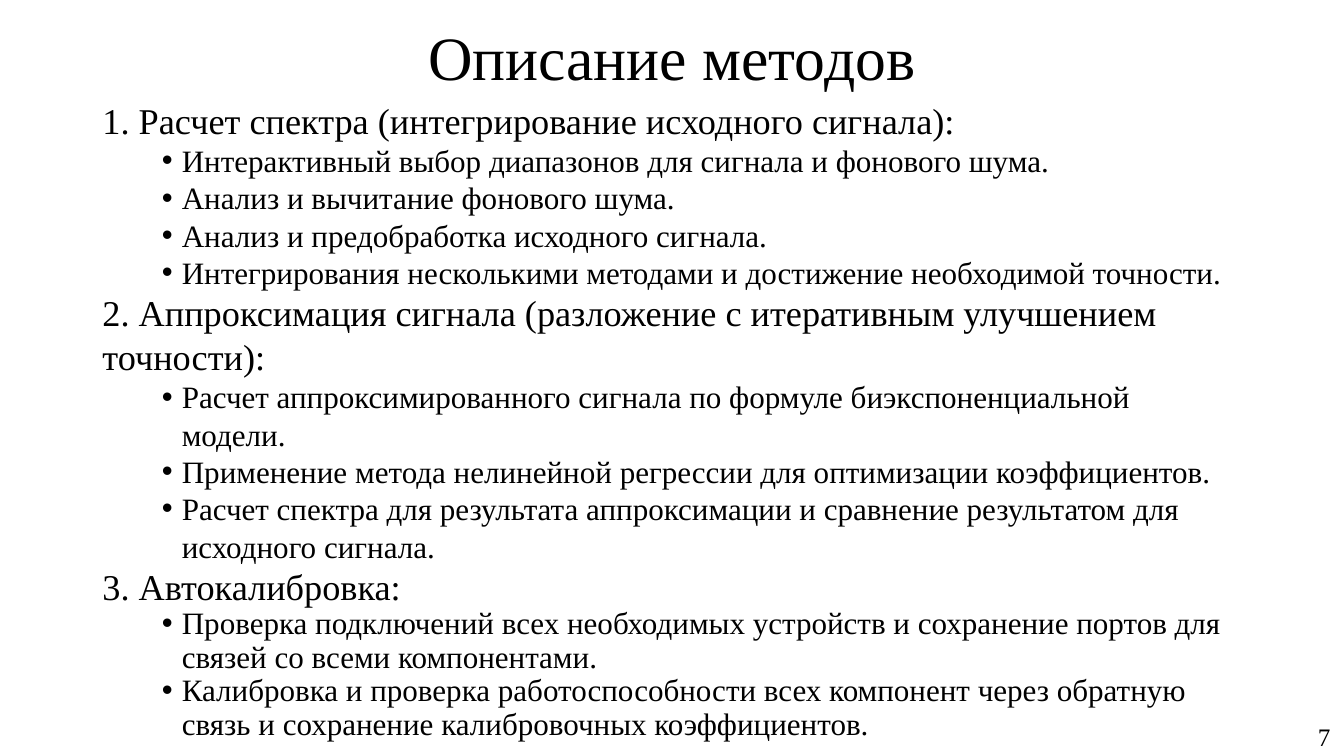
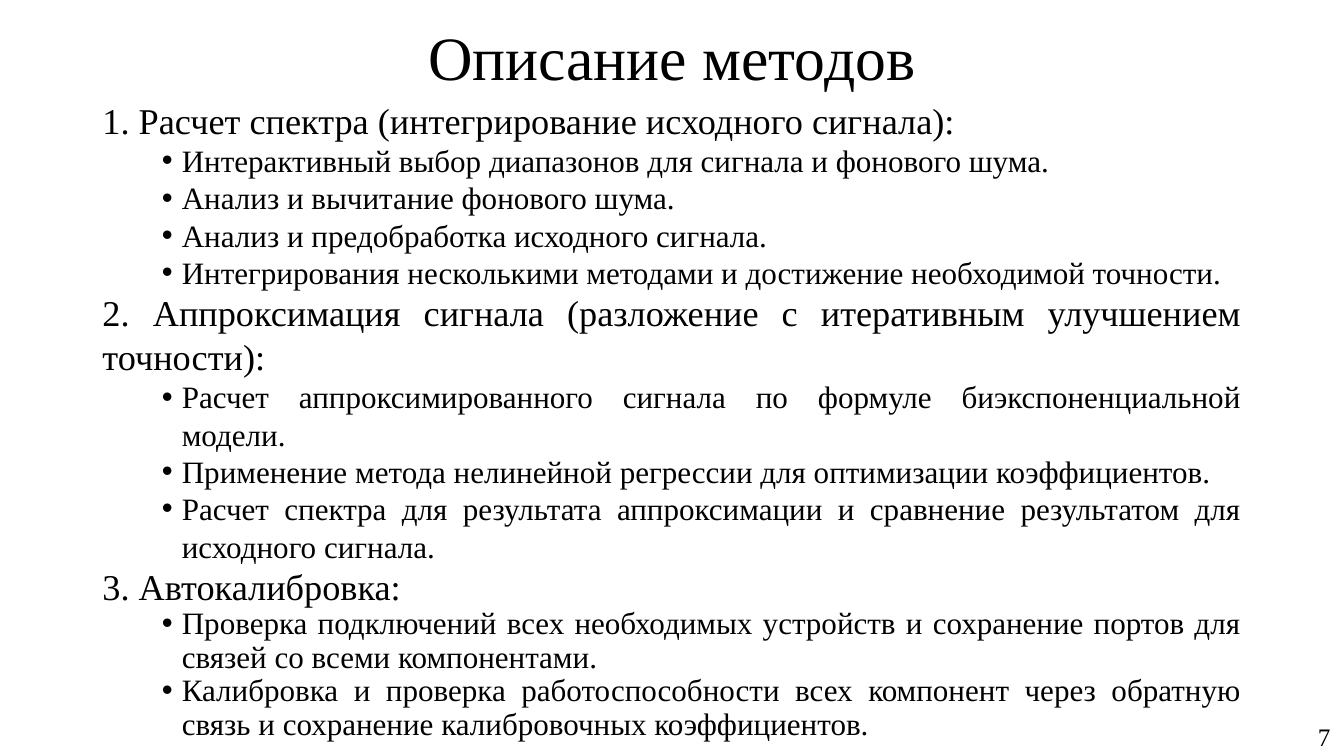
Before and after one commit to KeroDeep/Education, a slide deck: slide 7 of Novosibirsk_State_University/Дипломная работа/Зачет.pptx. Drawn at 1344x756 pixels with LibreOffice and Linux fonts; fonts in the diff are those of the drawing. Boxes give left, top, right and bottom in pixels: in the first picture for what was removed or moved away, otherwise in the second. Text is boxed around its words. In the diff, an @@ line names an element or a change of style, - is before the commit and + after.

```diff
--- a/Novosibirsk_State_University/Дипломная работа/Зачет.pptx
+++ b/Novosibirsk_State_University/Дипломная работа/Зачет.pptx
@@ text "1. Расчет спектра (интегрирование исходного ..." at (102,109,1241,741): alignment left to justified @@
```
Also in this commit, not shown: 5 other slides changed, 15 other files.
